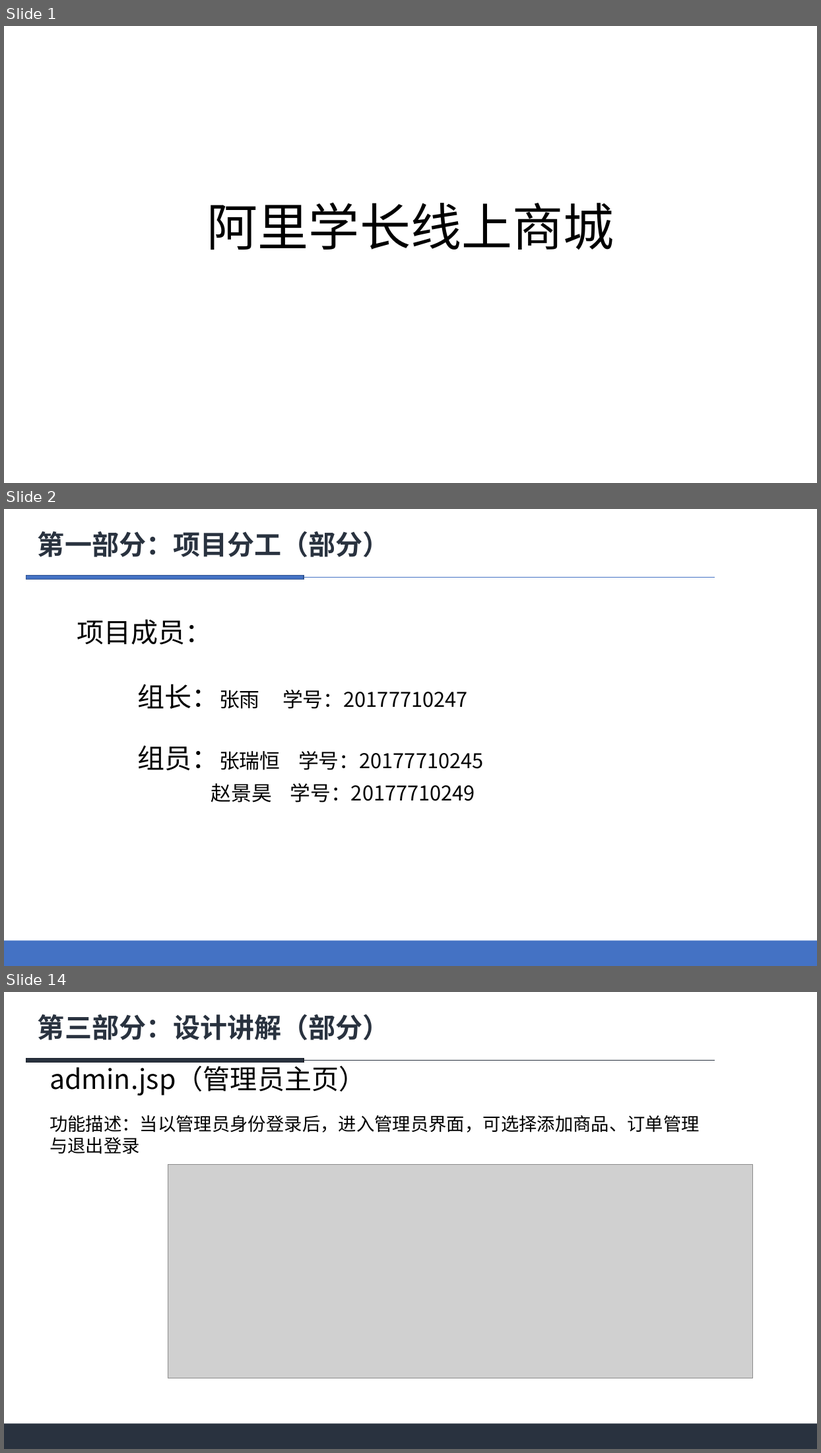
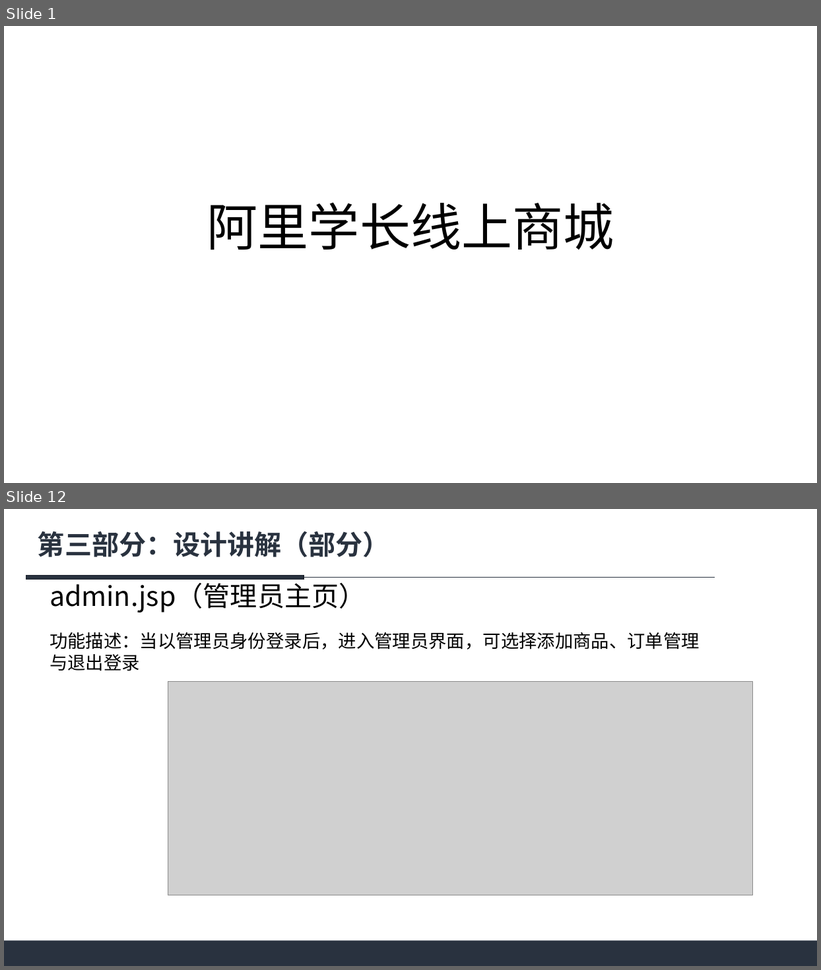
Before and after one commit to zhyu0121/-, a slide deck: 阿里学长线上商城.pptx. Shown one above the other, each under a label of ours: slides 1, 2 and 14 before the commit, slides 1 and 12 after it; the slides between them are not shown. The pictures are 821x1453 and 821x970 pixels, drawn with LibreOffice and Linux fonts; fonts in the diff are those of the drawing; grey boxes stand for pictures. Boxes give left, top, right and bottom in pixels: in the first picture for what was removed or moved away, otherwise in the second. Text is boxed around its words. In the diff, an @@ line names an element or a change of style, - is before the commit and + after.

```diff
--- a/阿里学长线上商城.pptx
+++ b/阿里学长线上商城.pptx
@@ slide 2 removed at bbox=[4, 509, 817, 966], background #FFFFFF @@
@@ text removed at bbox=[38, 531, 390, 557] @@
-第一部分：项目分工（部分）
@@ line removed from (715, 578) to (26, 578) @@
@@ rectangle removed at bbox=[26, 576, 304, 580] @@
@@ text removed at bbox=[77, 619, 484, 803] @@
-项目成员：
-组长：张雨 学号：20177710247
-组员：张瑞恒 学号：20177710245
-赵景昊 学号：20177710249
@@ rectangle removed at bbox=[4, 941, 817, 966] @@
@@ what was slide 14 is now slide 12 @@
```
Also in this commit, not shown: 12 slides changed, 1 other slide removed.
